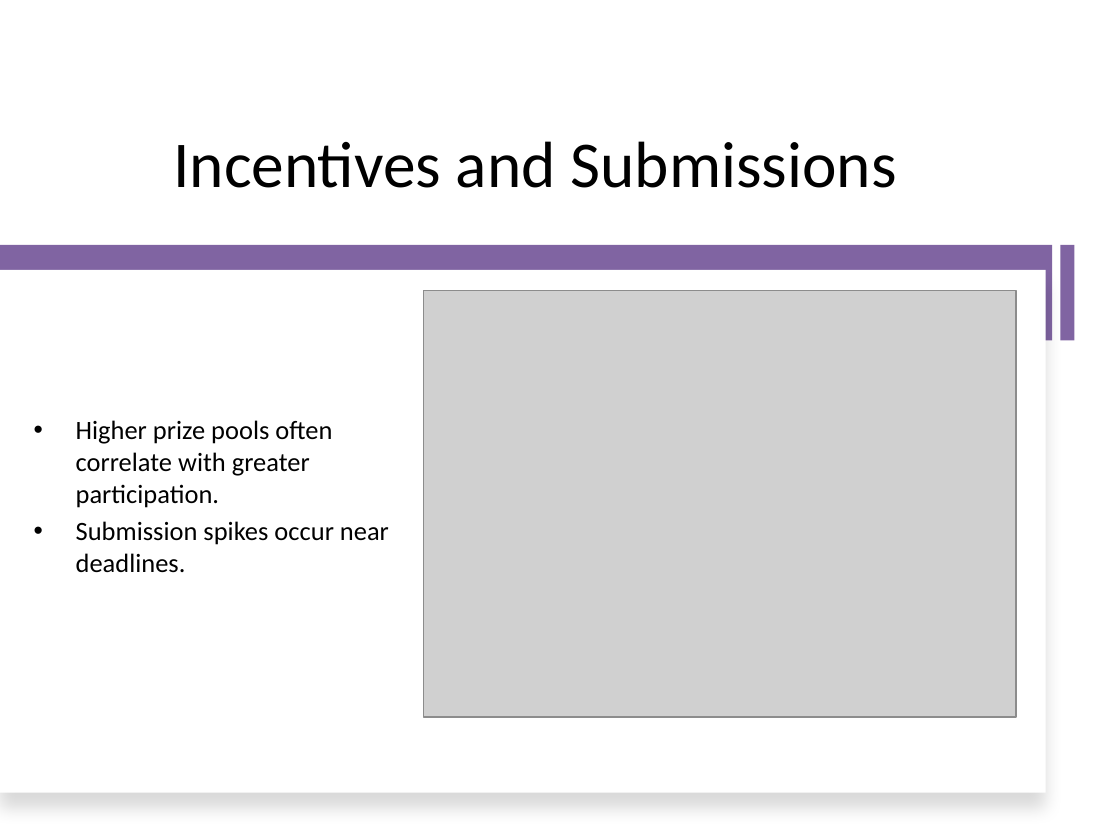
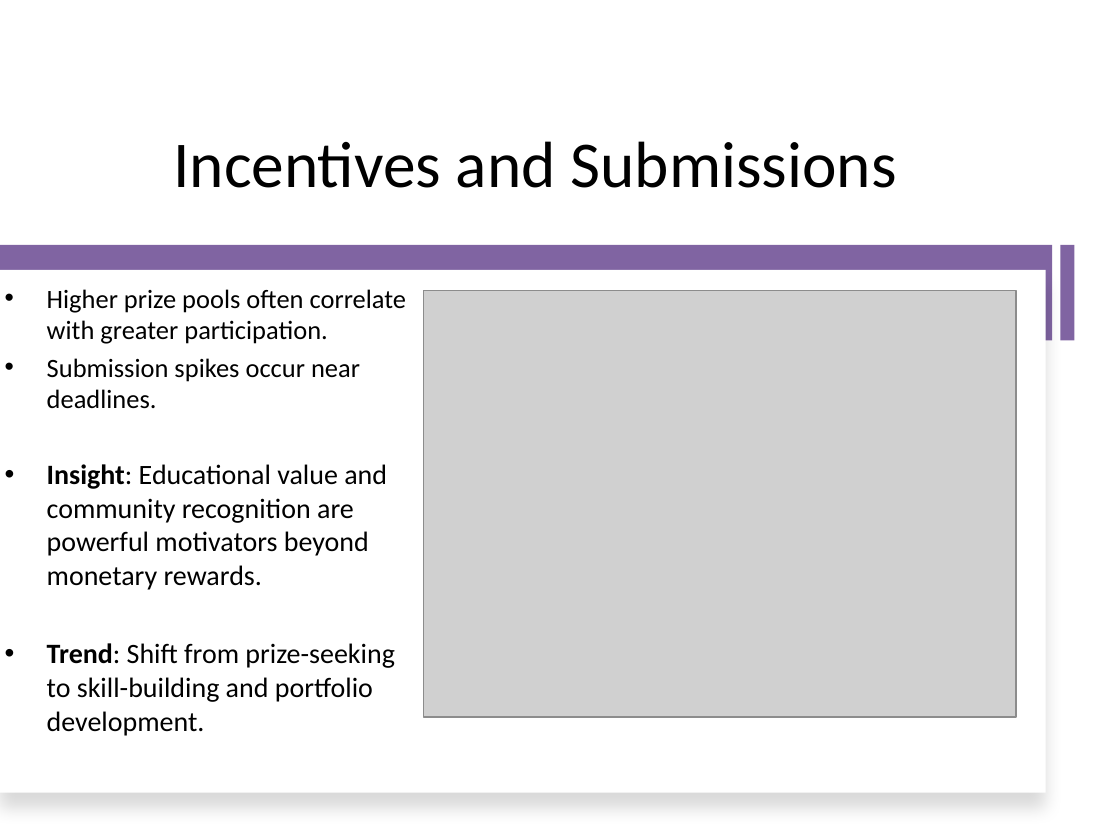
Before and after one commit to ShebMichel/kaggle-innovation-trends, a slide deck: slide 6 of Kaggle_Innovation_Report.pptx. Drawn at 1120x840 pixels with LibreOffice and Linux fonts; fonts in the diff are those of the drawing; grey boxes stand for pictures. Boxes give left, top, right and bottom in pixels: in the first picture for what was removed or moved away, otherwise in the second. Text is boxed around its words. In the diff, an @@ line names an element or a change of style, - is before the commit and + after.

```diff
--- a/Kaggle_Innovation_Report.pptx
+++ b/Kaggle_Innovation_Report.pptx
@@ text "Higher prize pools often correlate ...": place and size @@
-text "Higher prize pools often correlate ..." at box(76, 420, 389, 573)
+text "Higher prize pools often correlate ..." at box(47, 289, 407, 736)
@@ text at box(47, 464, 394, 736): paragraphs added @@
+• Insight: Educational value and community recognition are powerful motivators beyond monetary rewards.
+• Trend: Shift from prize-seeking to skill-building and portfolio development.
```
Also in this commit, not shown: 4 other slides changed, 1 slide added, 1 slide removed, 2 other files.
